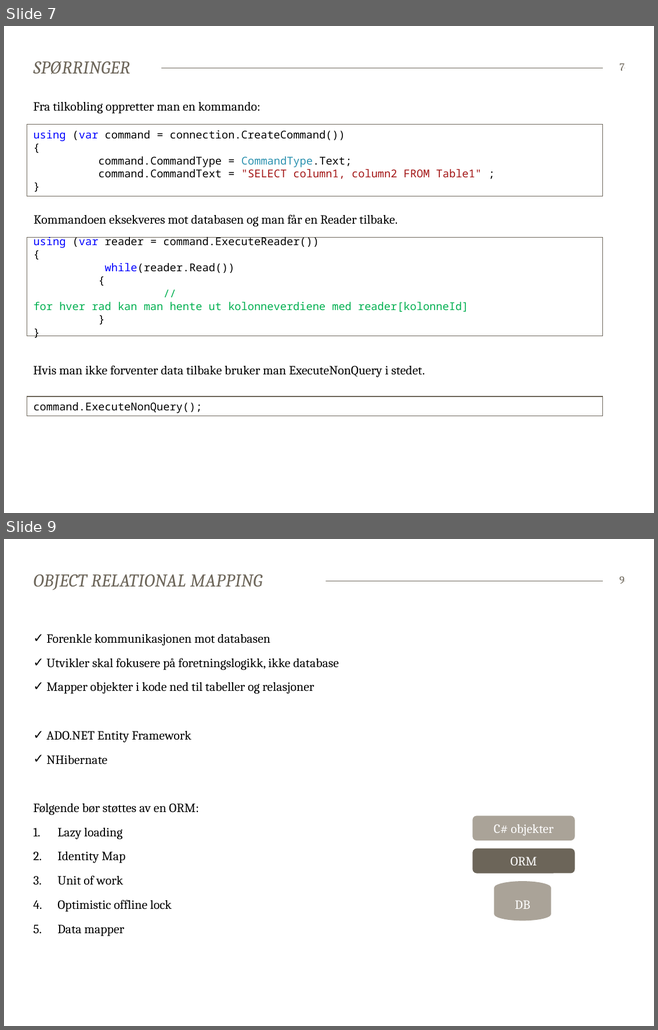
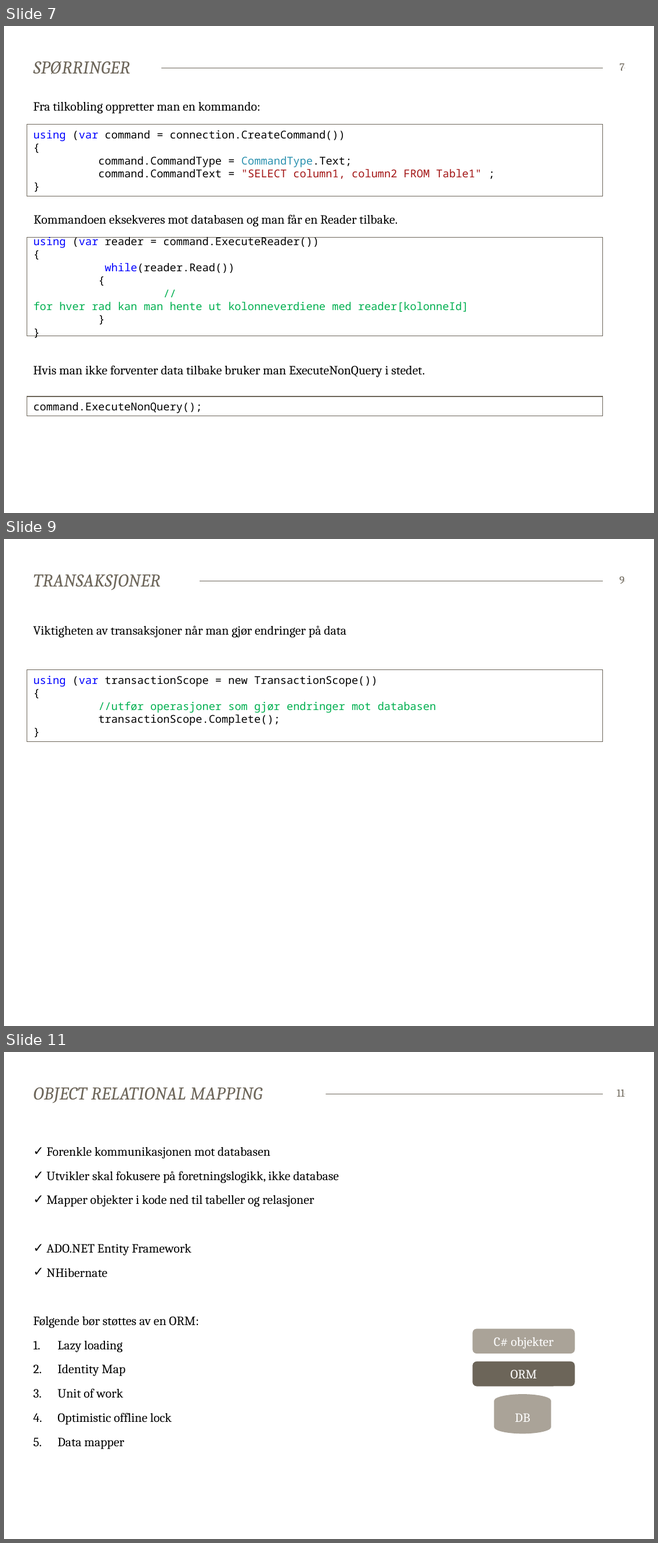
Before and after one commit to bekk/dotnetkurs, a slide deck: persistingData/persistingData.pptx. Shown one above the other, each under a label of ours: slides 7 and 9 before the commit, slides 7, 9 and 11 after it; the slides between them are not shown. The pictures are 658x1030 and 658x1543 pixels, drawn with LibreOffice and Linux fonts; fonts in the diff are those of the drawing. Boxes give left, top, right and bottom in pixels: in the first picture for what was removed or moved away, otherwise in the second. Text is boxed around its words. In the diff, an @@ line names an element or a change of style, - is before the commit and + after.

Commit message:
Updated slides for persistingData

```diff
--- a/persistingData/persistingData.pptx
+++ b/persistingData/persistingData.pptx
@@ slide 9 added at (4,539,654,1026), background #FFFFFF; not listed: 1 template element that a slide beside it also shows @@
@@ title added at (34,574,161,590), 20 pt, text #6C6559, italic @@
+TRANSAKSJONER
@@ page number added at (619,576,624,584), 12 pt, text #6C6559 @@
+9
@@ text added at (33,625,346,638), 14 pt, text #000000 @@
+Viktigheten av transaksjoner når man gjør endringer på data
@@ rectangle added at (27,669,603,741), fill #FFFFFF, outline #6C6559 0.75 pt, 12 pt, text #000000 @@
+using (var transactionScope = new TransactionScope())
+{
+//utfør operasjoner som gjør endringer mot databasen
+transactionScope.Complete();
+}
@@ what was slide 9 is now slide 11 @@
@@ page number at (616,1089,624,1097): text changed @@
-9
+11
```
Also in this commit, not shown: 15 slides changed, 4 other slides added.
